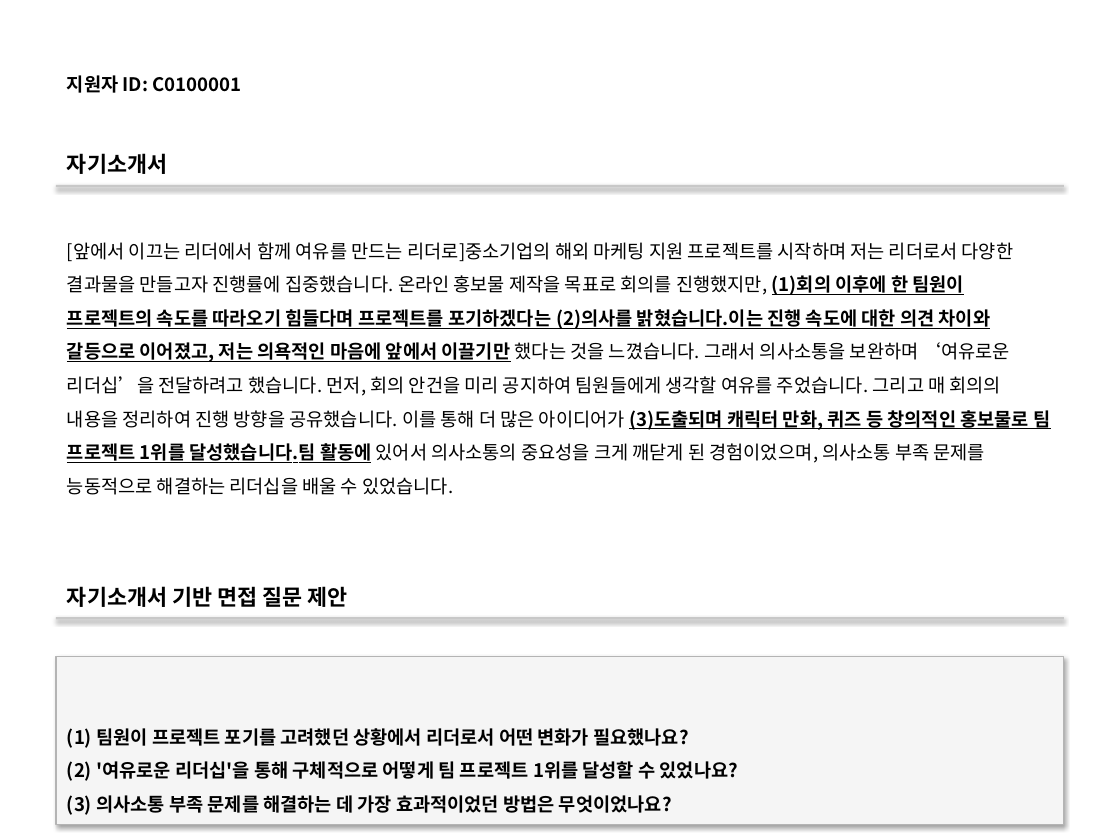
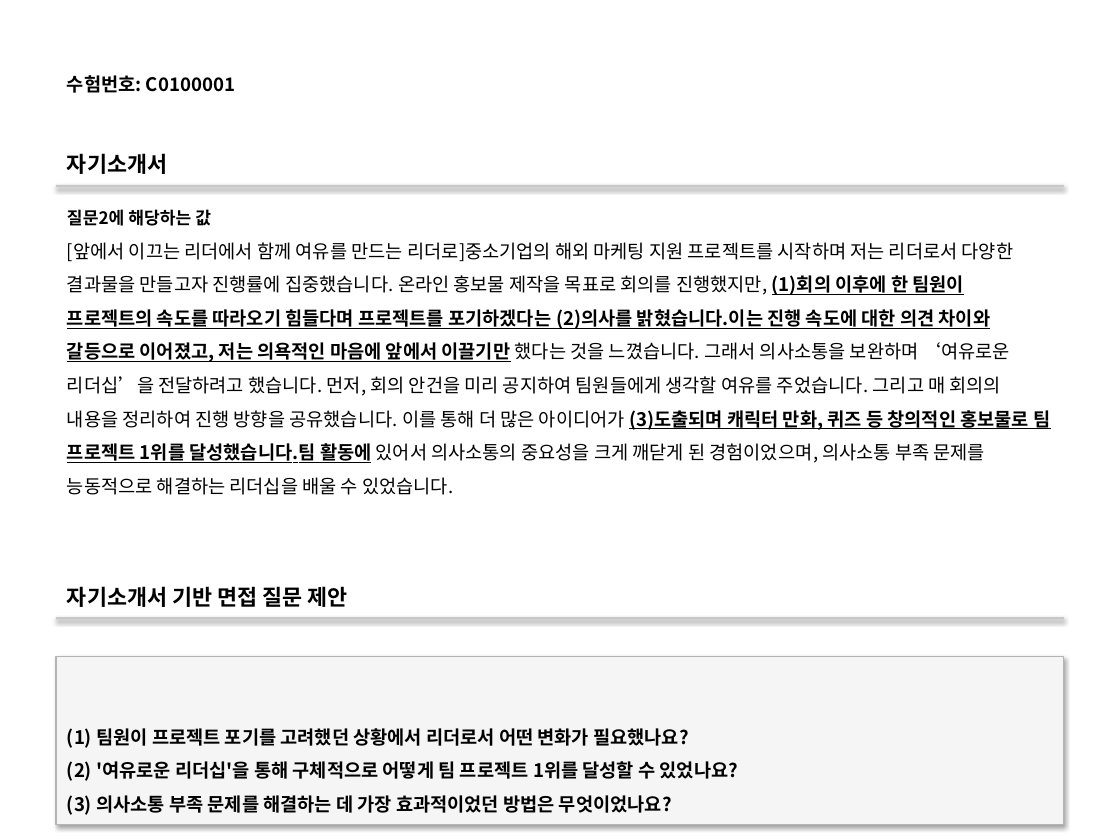
Before and after one commit to DaeGul2/isbr-auto-questionnaire, a slide deck: slide 2 of ppt_auto/test.pptx. Drawn at 1120x840 pixels with LibreOffice and Linux fonts; fonts in the diff are those of the drawing. Boxes give left, top, right and bottom in pixels: in the first picture for what was removed or moved away, otherwise in the second. Text is boxed around its words. In the diff, an @@ line names an element or a change of style, - is before the commit and + after.

```diff
--- a/ppt_auto/test.pptx
+++ b/ppt_auto/test.pptx
@@ text at [67,75,235,93]: text changed @@
-지원자 ID: C0100001
+수험번호: C0100001
@@ text added at [67,209,211,226], 11 pt, text #000000, bold @@
+질문2에 해당하는 값
```
Also in this commit, not shown: 5 other slides changed, 2 other files.
